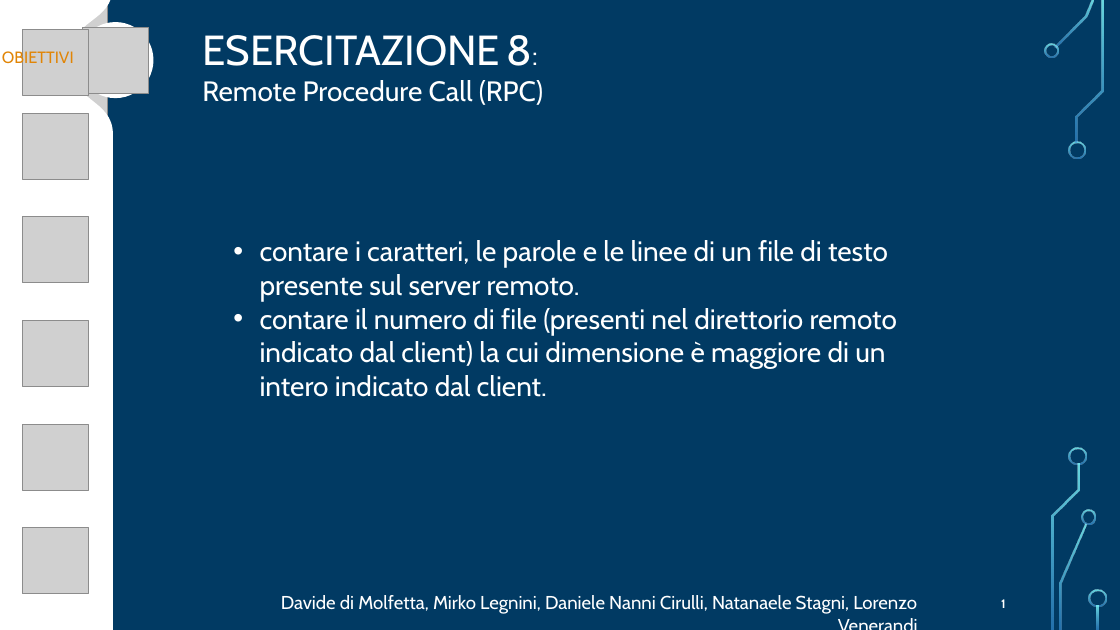
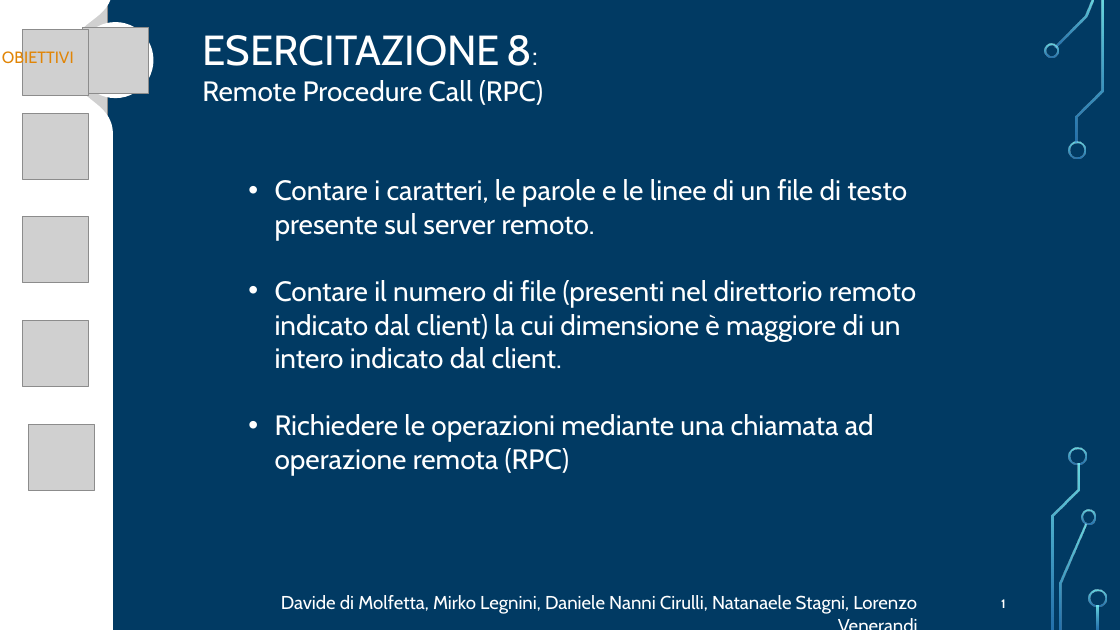
Before and after one commit to FlippaFloppa/Reti-di-Calcolatori-gruppo-Lore, a slide deck: slide 1 of Esercitazione_8/esercitazione8.pptx. Drawn at 1120x630 pixels with LibreOffice and Linux fonts; fonts in the diff are those of the drawing; grey boxes stand for pictures; background and template pictures are left out. Boxes give left, top, right and bottom in pixels: in the first picture for what was removed or moved away, otherwise in the second. Text is boxed around its words. In the diff, an @@ line names an element or a change of style, - is before the commit and + after.

```diff
--- a/Esercitazione_8/esercitazione8.pptx
+++ b/Esercitazione_8/esercitazione8.pptx
@@ text at (275, 179, 916, 475): text changed @@
-• contare i caratteri, le parole e le linee di un file di testo presente sul server remoto.
-• contare il numero di file (presenti nel direttorio remoto indicato dal client) la cui dimensione è maggiore di un intero indicato dal client.
+• Contare i caratteri, le parole e le linee di un file di testo presente sul server remoto.
+• Contare il numero di file (presenti nel direttorio remoto indicato dal client) la cui dimensione è maggiore di un intero indicato dal client.
+• Richiedere le operazioni mediante una chiamata ad operazione remota (RPC)
@@ picture removed at (22, 424, 88, 491) @@
@@ picture: place and size @@
-picture at (22, 528, 88, 594)
+picture at (29, 424, 95, 491)
@@ freeform shape added at (56, 529, 74, 547), fill gradient #82FFFF to #3D97DE @@
```
Also in this commit, not shown: 3 other slides changed, 1 slide added, 2 slides removed, 1 other file.
